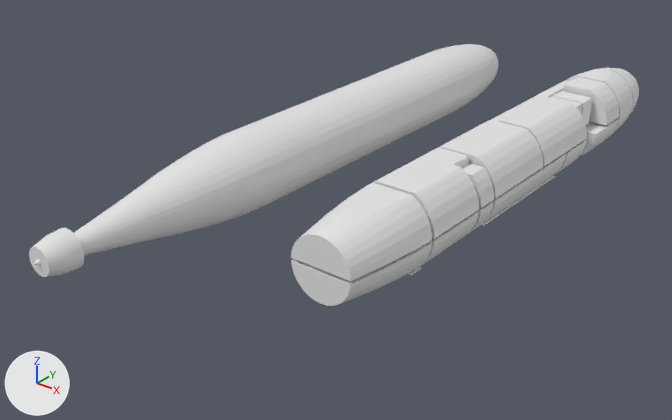
Before and after pictures for a commit that changed the Blender file ponorka/BlockOut/Submarine - Copy.blend.
Before and after are seen from a 50 mm lens placed at (44.3, -82.2, 37.1), pointed at (-9.6, -14.8, -4.7). Every picture has the same lights, and +X, +Y and +Z are marked at lower left.

Names of what the first picture shows: 'Airlock.001', 'Bedroom', 'Bottom Hallway (aft)', 'ControlRoom', 'EngineRoom', 'FloorPasage (aft)', 'FloorPasage (aft).001', 'MessRoom', 'MissalBay', 'ReactorRoom', 'RepairRoom', 'Sonnar', 'Storage', 'TorpedoBay', 'submarine'.
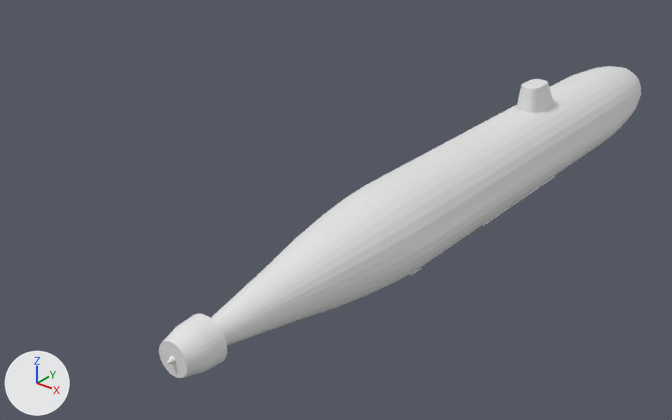
ob_submarine__cutter is not drawn itself; it is used by a modifier of ob_sonnar, ob_missalbay, ob_floorpasage__aft__001, ob_floor_passage__front__001, ob_life_suport, ob_bottom_hallway__front, ob_bottom_hallway__aft, ob_engineroom.

Pixel boxes [x1, y1, x2, y2] of what changed, in the pictures (672 x 420 px):
'submarine', reshaped, moved, rescaled (34% taller)
    before: [29, 44, 499, 277]
    after: [159, 66, 641, 378]
'Cylinder', shown
    after: [516, 79, 554, 113]
part 1 of me_cube_036, built on
    before: [421, 211, 478, 266]
part 2 of me_cube_040, built on
    before: [291, 242, 431, 306]
part 3 of me_cube_034, built on
    before: [487, 153, 566, 219]
part 4 of me_cube_033, built on
    before: [559, 140, 586, 171]
part 5 of me_cube_031, built on
    before: [581, 119, 618, 155]
'Storage', unchanged, covered by the edit
    before: [291, 183, 432, 282]
'MessRoom', unchanged, covered by the edit
    before: [372, 148, 479, 239]
'ControlRoom', unchanged, covered by the edit
    before: [438, 120, 543, 198]
'Bedroom', unchanged, covered by the edit
    before: [498, 96, 587, 166]

The change, as a diff of the scene's bpy script:
```diff
--- a/ponorka/BlockOut/Submarine - Copy.blend.py
+++ b/ponorka/BlockOut/Submarine - Copy.blend.py
@@ me_cube_036 @@
 # used by ob_bottom_hallway__aft; location = (2.19, -12.22, -2.17); scale = (5.0, 5.0, 5.0)
-me_cube_036.from_pydata(...)  # 12 vertices, 8 faces; spans x 0.334..1.076, y -1.828..-0.349, z -0.205..0.364
+me_cube_036.from_pydata(...)  # 72 vertices, 67 faces; spans x 0.334..0.863, y -1.826..-0.349, z -0.205..0.364
+# me_cube_036 part 1: 8 vertices removed from x 1.008..1.076, y -1.828..-0.349, z -0.205..0.364; 68 vertices added at x 0.358..0.863, y -1.826..-0.349, z -0.205..0.364
@@ me_cube_040 @@
 # used by ob_engineroom; location = (2.19, -22.63, -2.17); scale = (5.0, 5.0, 5.0)
-me_cube_040.from_pydata(...)  # 16 vertices, 10 faces; spans x -1.04..1.08, y -1.8..0.68, z -0.36..0.36
+me_cube_040.from_pydata(...)  # 122 vertices, 115 faces; spans x -0.84..0.86, y -1.8..0.26, z -0.36..0.36
+# me_cube_040 part 2: the whole mesh is rebuilt
@@ me_cube_034 @@
 # used by ob_reactorroom; location = (2.19, -3.58, -2.17); scale = (5.0, 5.0, 5.0)
-me_cube_034.from_pydata(...)  # 8 vertices, 6 faces; spans x -1.04..1.08, y -1.47..1.49, z -0.36..0.36
+me_cube_034.from_pydata(...)  # 86 vertices, 92 faces; spans x -0.84..0.86, y -1.47..1.49, z -0.36..0.36
+# me_cube_034 part 3: 8 vertices removed from x -1.04..1.08, y -1.47..1.49, z -0.36..0.36; 86 vertices added at x -0.84..0.86, y -1.47..1.49, z -0.36..0.36
@@ me_cube_033 @@
 # used by ob_repairroom; location = (3.51, 6.46, -2.14); scale = (5.0, 5.0, 5.0)
-me_cube_033.from_pydata(...)  # 8 vertices, 6 faces; spans x -0.529..0.821, y -0.449..0.442, z -0.21..0.362
+me_cube_033.from_pydata(...)  # 43 vertices, 47 faces; spans x -0.529..0.597, y -0.449..0.442, z -0.21..0.362
+# me_cube_033 part 4
+# 4 vertices are removed from x 0.821, y -0.449..0.442, z -0.21..0.362
+# 6 faces are deleted
+# 39 vertices are added at x -0.529..0.597, y -0.449..0.442, z -0.21..0.362
+# 47 new faces join them
@@ me_cube_031 @@
 # used by ob_torpedobay; location = (2.19, 14.56, -2.17); scale = (5.0, 5.0, 5.0)
-me_cube_031.from_pydata(...)  # 8 vertices, 6 faces; spans x -1.04..1.08, y -0.68..0.55, z -0.21..0.36
+me_cube_031.from_pydata(...)  # 121 vertices, 119 faces; spans x -0.84..0.86, y -0.68..0.61, z -0.21..0.36
+# me_cube_031 part 5: 8 vertices removed from x -1.04..1.08, y -0.68..0.55, z -0.21..0.36; 121 vertices added at x -0.84..0.86, y -0.68..0.61, z -0.21..0.36
@@ ob_submarine @@
-ob_submarine = bpy.data.objects.new('submarine', me_cylinder)
-ob_submarine.location = (-16.37, 0.0, 0.0)
+ob_submarine = bpy.data.objects.new('submarine', me_cylinder_002)
+ob_submarine.location = (2.25, 0.66, -0.18)
 ob_submarine.rotation_euler = (1.571, 0.0, 0.0)  # degrees (90, 0, 0)
-ob_submarine.scale = (4.01, 4.01, 14.6)
+ob_submarine.scale = (4.28, 4.28, 15.6)
@@ ob_sonnar @@
 ob_sonnar.scale = (5.0, 5.0, 5.0)
-_m = ob_sonnar.modifiers.new('Boolean', 'BOOLEAN')
-_m.object = ob_submarine__cutter
-_m.operation = 'INTERSECT'
@@ ob_missalbay @@
 ob_missalbay.scale = (5.0, 5.0, 5.0)
-_m = ob_missalbay.modifiers.new('Boolean', 'BOOLEAN')
-_m.object = ob_submarine__cutter
-_m.operation = 'INTERSECT'
@@ ob_submarine__cutter @@
-ob_submarine__cutter = bpy.data.objects.new('submarine (cutter)', me_cylinder_002)
@@ ob_floorpasage__aft__001 @@
 ob_floorpasage__aft__001.scale = (5.0, 5.0, 5.0)
-_m = ob_floorpasage__aft__001.modifiers.new('Boolean', 'BOOLEAN')
-_m.object = ob_submarine__cutter
-_m.operation = 'INTERSECT'
@@ ob_floor_passage__front__001 @@
 _m = ob_floor_passage__front__001.modifiers.new('Boolean', 'BOOLEAN')
-_m.object = ob_submarine__cutter
 _m.operation = 'INTERSECT'
@@ ob_life_suport @@
 _m = ob_life_suport.modifiers.new('Boolean', 'BOOLEAN')
-_m.object = ob_submarine__cutter
 _m.operation = 'INTERSECT'
@@ ob_bottom_hallway__front @@
 _m = ob_bottom_hallway__front.modifiers.new('Boolean', 'BOOLEAN')
-_m.object = ob_submarine__cutter
 _m.operation = 'INTERSECT'
@@ ob_bottom_hallway__aft @@
 ob_bottom_hallway__aft.scale = (5.0, 5.0, 5.0)
-_m = ob_bottom_hallway__aft.modifiers.new('Boolean', 'BOOLEAN')
-_m.object = ob_submarine__cutter
-_m.operation = 'INTERSECT'
@@ ob_engineroom @@
 ob_engineroom.scale = (5.0, 5.0, 5.0)
-_m = ob_engineroom.modifiers.new('Boolean', 'BOOLEAN')
-_m.object = ob_submarine__cutter
-_m.operation = 'INTERSECT'
@@ ob_reactorroom @@
 ob_reactorroom.scale = (5.0, 5.0, 5.0)
-_m = ob_reactorroom.modifiers.new('Boolean', 'BOOLEAN')
-_m.object = ob_submarine__cutter
-_m.operation = 'INTERSECT'
@@ ob_repairroom @@
 ob_repairroom.scale = (5.0, 5.0, 5.0)
-_m = ob_repairroom.modifiers.new('Boolean', 'BOOLEAN')
-_m.object = ob_submarine__cutter
-_m.operation = 'INTERSECT'
@@ ob_torpedobay @@
 ob_torpedobay.scale = (5.0, 5.0, 5.0)
-_m = ob_torpedobay.modifiers.new('Boolean', 'BOOLEAN')
-_m.object = ob_submarine__cutter
-_m.operation = 'INTERSECT'
@@ ob_cylinder @@
 ob_cylinder = bpy.data.objects.new('Cylinder', me_cylinder_001)
-ob_cylinder.location = (5.21, -12.35, -0.22)
-ob_cylinder.scale = (5.0, 5.0, 5.0)
-ob_cylinder.hide_set(True)
+ob_cylinder.location = (2.25, 2.5, 4.92)
+ob_cylinder.rotation_euler = (0.0, 0.0, 1.571)  # degrees (0, 0, 90)
```
